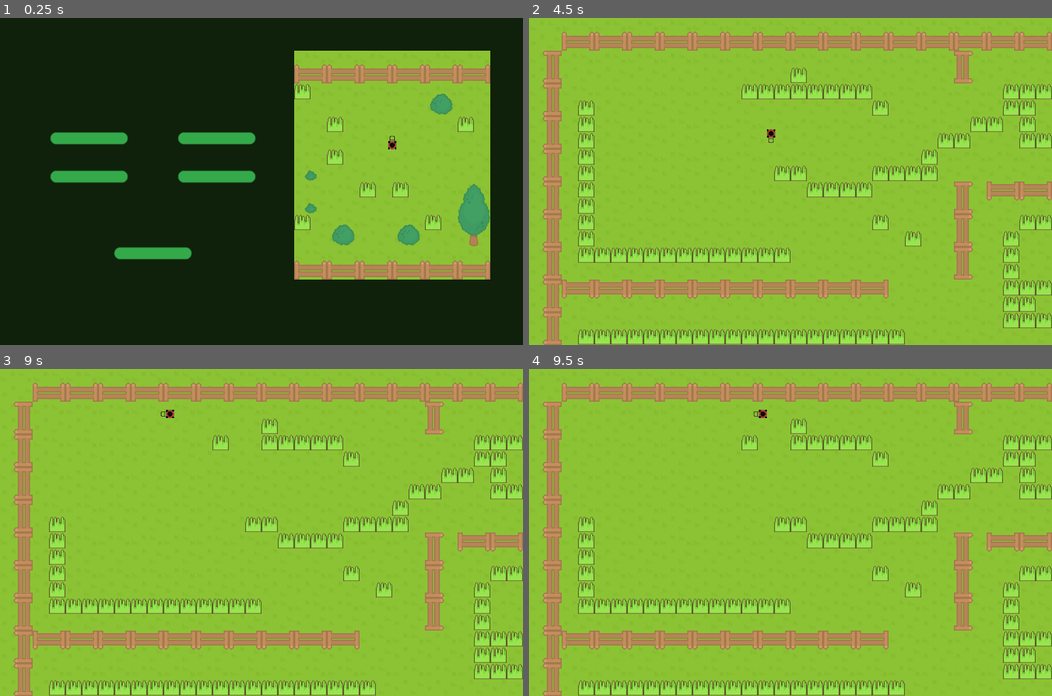
Above: before the commit, frames 1-4 (two rows, left to right).
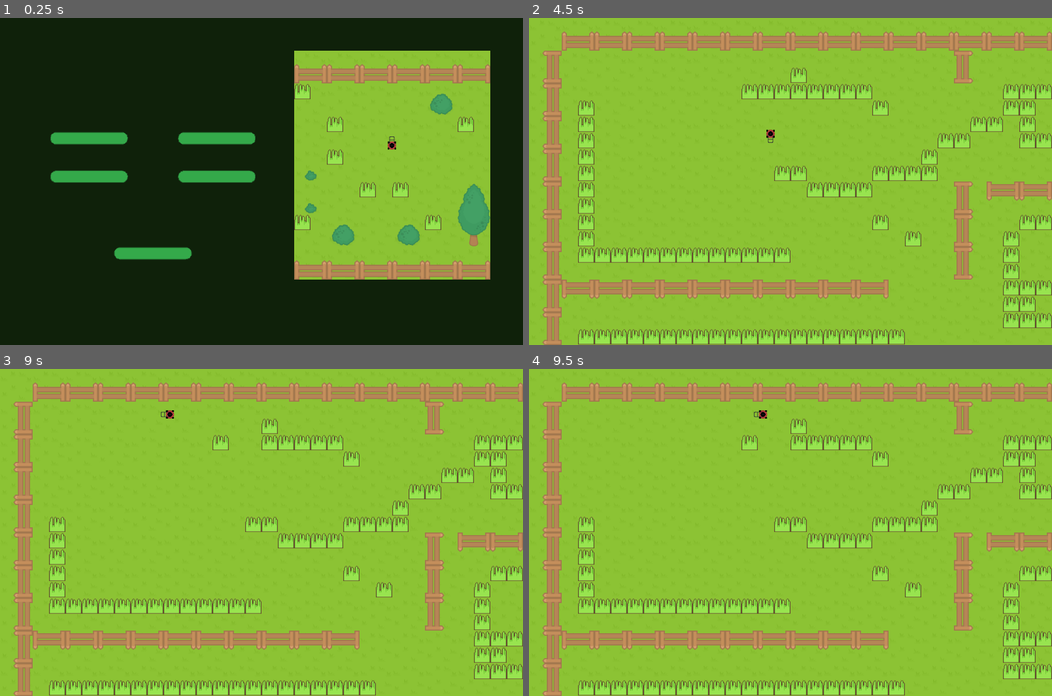
Above: after the commit, the same moments.

Repository: cparlette/haulinggrass
Game: Godot game, scene res://MainMenu.tscn
Two runs of this game, one before a commit and one after it. Both use one fixed random seed, a clock stepped at 60 frames per second and the inputs below.
Inputs:
- Up to frame 1 (0.25 s): no input
- Up to frame 2 (4.5 s): click "New Game" at 0.5 s; click "Level 1" at 1.25 s; tap Enter at 2 s; hold Right (move_right) 2.03-2.78 s; hold Down (move_down) 2.78-3.53 s; hold Right (move_right) 3.53-4.28 s; hold Up (move_up) from 4.28 s (still down)
- Up to frame 3 (9 s): release Up (move_up) at 5.03 s; hold Left (move_left) 5.03-6.53 s; tap Space at 5.75 s; tap Enter at 6.5 s; hold Down (move_down) 6.53-7.28 s; hold Right (move_right) 7.28-8.03 s; hold Up (move_up) 8.03-8.78 s; hold Right (move_right) from 8.78 s (still down)
- Up to frame 4 (9.5 s): keep holding Right (move_right)

The runs differ from the first frame. In frame 1, less than 0.1% of the frame differs, in the area x 9-76%, y 35-74%; in frame 2, less than 0.1%; in frame 3, less than 0.1%; in frame 4, less than 0.1%.

Commit message:
Full screen and stretched

Diff:
--- a/project.godot
+++ b/project.godot
@@ -31,7 +31,10 @@
 [display]
 
 window/size/height=640
+window/size/fullscreen=true
 window/vsync/use_vsync=false
+window/stretch/mode="2d"
+window/stretch/aspect="keep"
 
 [input]
 
